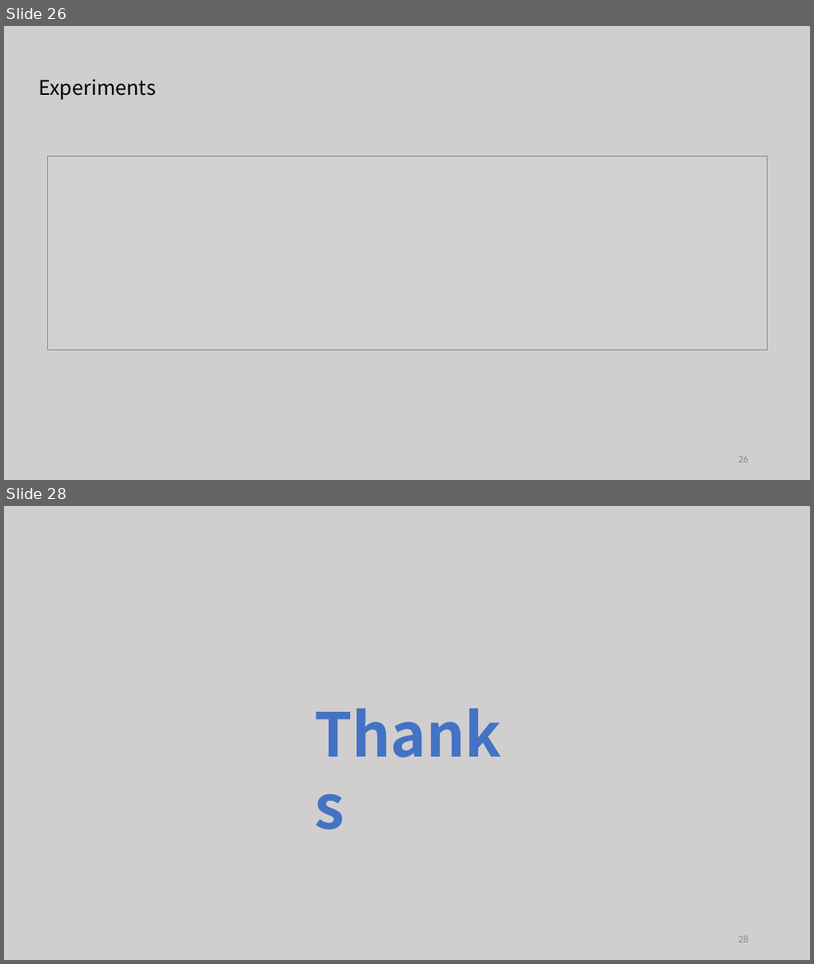
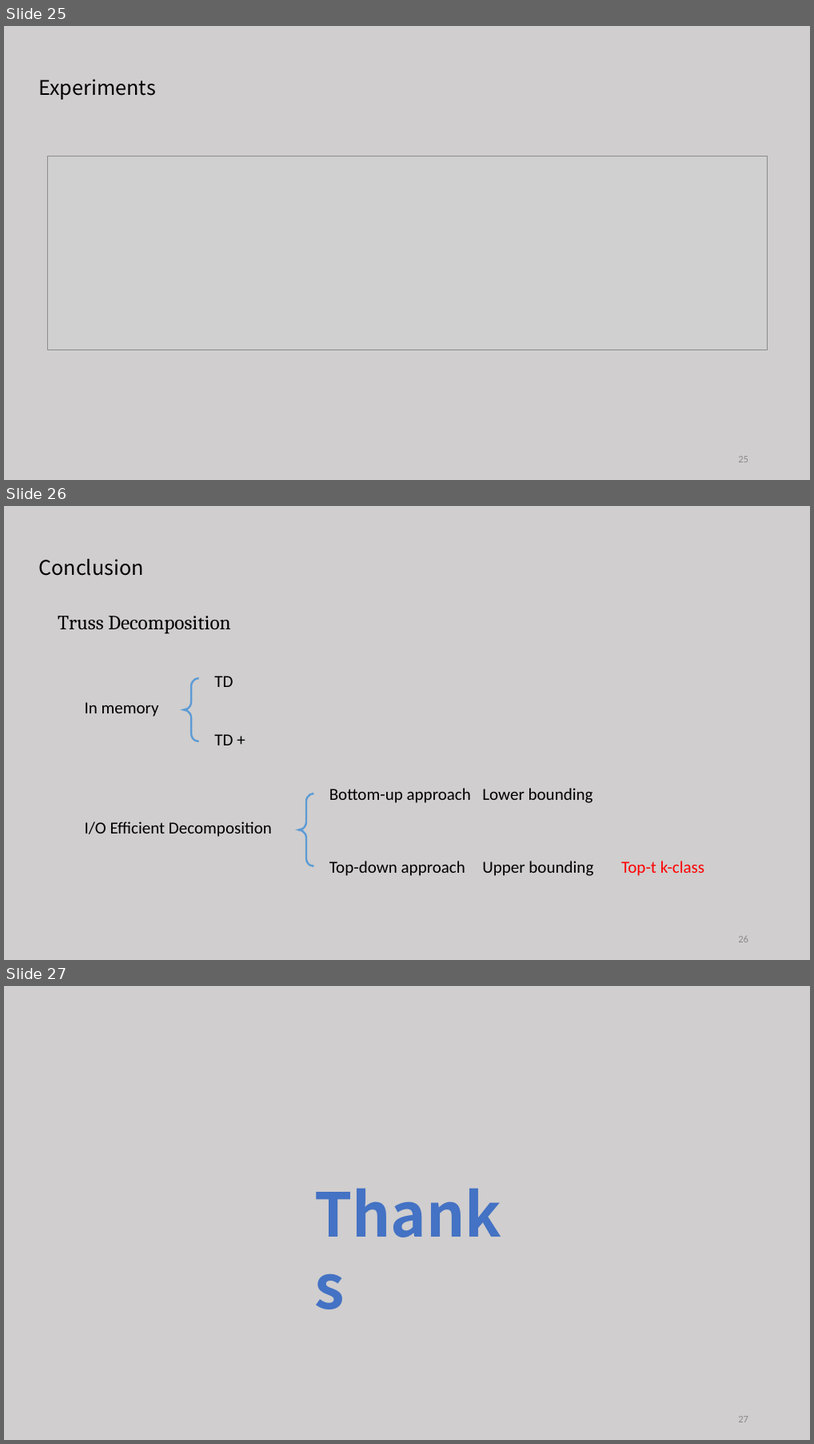
Before and after one commit to tianzhuwei/PPT, a slide deck: 魏天柱--Truss decomposition in massive networks .pptx. Shown one above the other, each under a label of ours: slides 26 and 28 before the commit, slides 25, 26 and 27 after it; the slides between them are not shown. The pictures are 814x964 and 814x1444 pixels, drawn with LibreOffice and Linux fonts; fonts in the diff are those of the drawing; grey boxes stand for pictures. Boxes give left, top, right and bottom in pixels: in the first picture for what was removed or moved away, otherwise in the second. Text is boxed around its words. In the diff, an @@ line names an element or a change of style, - is before the commit and + after.

```diff
--- a/魏天柱--Truss decomposition in massive networks .pptx
+++ b/魏天柱--Truss decomposition in massive networks .pptx
@@ slide 26 added at (4,506,810,960), background #D0CECE @@
@@ text added at (38,559,143,576), 24 pt, text #000000 @@
+Conclusion
@@ text added at (58,616,230,634), 24 pt, text #000000 @@
+Truss Decomposition
@@ left brace added at (184,678,198,741), outline #5B9BD5 2.25 pt @@
@@ text added at (214,676,233,687), 20 pt, text #000000 @@
+TD
@@ text added at (85,702,159,716), 20 pt, text #000000 @@
+In memory
@@ text added at (214,734,233,745), 20 pt, text #000000 @@
+TD +
@@ left brace added at (298,793,314,866), outline #5B9BD5 2.25 pt @@
@@ text added at (330,788,471,803), 20 pt, text #000000 @@
+Bottom-up approach
@@ text added at (482,788,594,803), 20 pt, text #000000 @@
+Lower bounding
@@ text added at (85,821,272,836), 20 pt, text #000000 @@
+I/O Efficient Decomposition
@@ text added at (330,860,466,876), 20 pt, text #000000 @@
+Top-down approach
@@ text added at (482,860,594,876), 20 pt, text #000000 @@
+Upper bounding
@@ text added at (622,860,705,876), 20 pt, text #FF0000 @@
+Top-t k-class
@@ page number added at (738,936,749,942), 12 pt, text #8C8C8C @@
+26
@@ what was slide 26 is now slide 25 @@
@@ what was slide 28 is now slide 27 @@
@@ page number at (738,1416,749,1422): text changed @@
-28
+27
```
Also in this commit, not shown: 12 slides changed, 1 slide removed.
